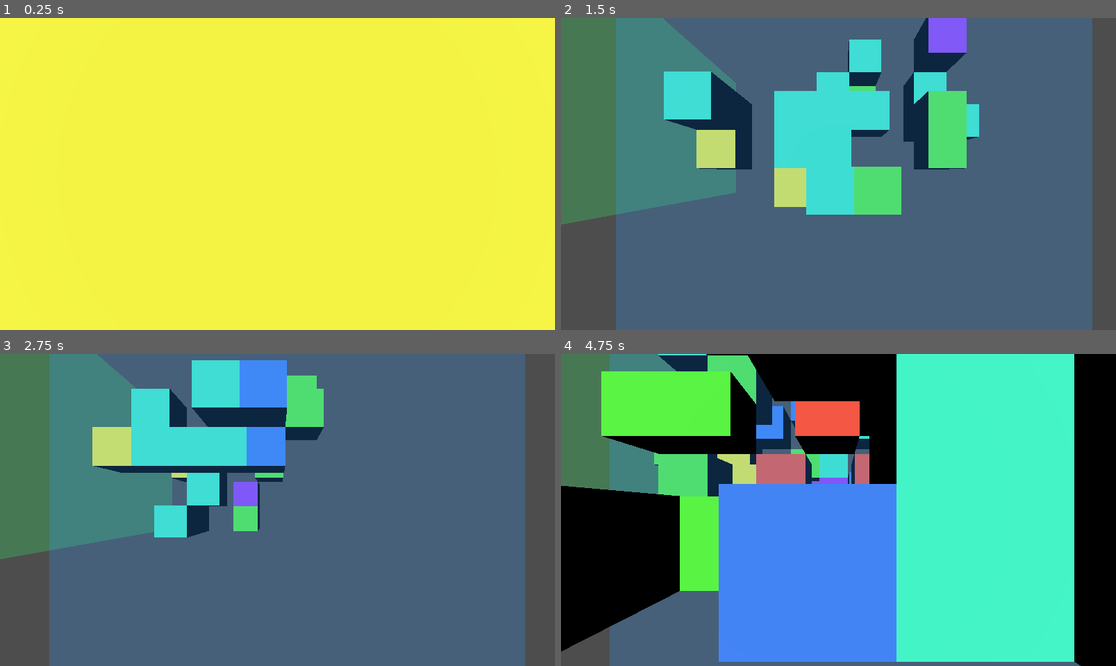
Above: before the commit, frames 1-4 (two rows, left to right).
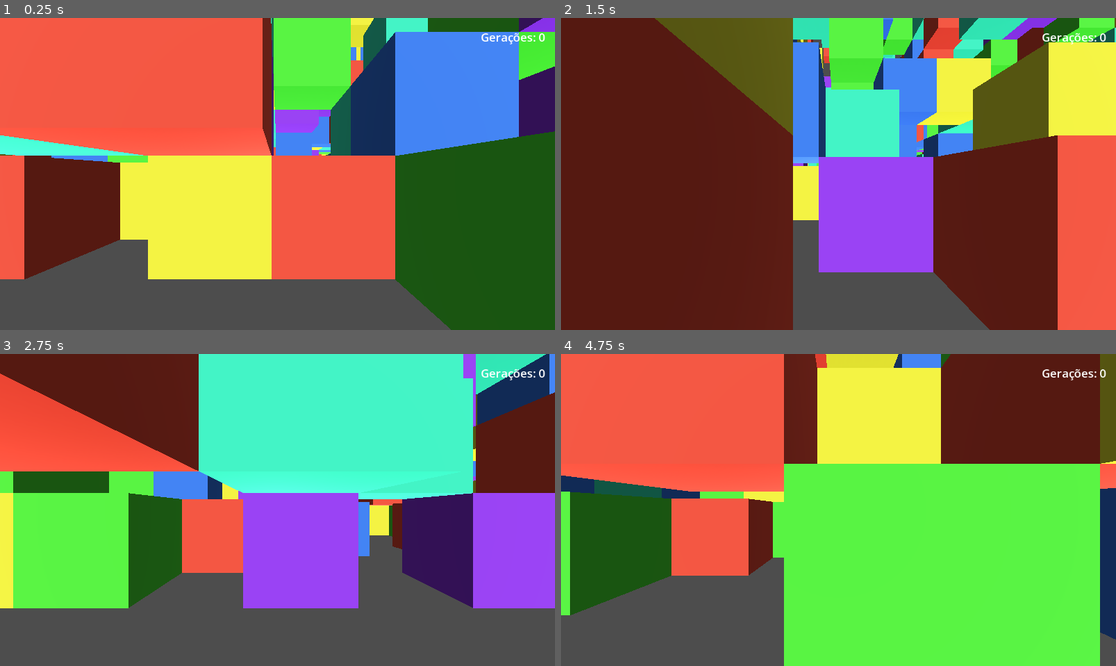
Above: after the commit, the same moments.

Repository: andre-felipe-wonsik-alves/3d-cellular-automata
Game: Godot game, scene res://scenes/root.tscn
The game is run twice, just before and just after one commit, with the same random seed, the same clock (stepped at 60 frames per second) and the same inputs. Before the commit the project has no main scene; this scene is started directly in both runs.
Inputs (mouse positions are in pixels of both pictures, inside the frame that each line leads up to):
- Up to frame 1 (0.25 s): no input
- Up to frame 2 (1.5 s): tap Enter (skip) at 0.5 s; move the mouse to (960, 158) at 0.52 s; hold D (move_right) 0.53-1.28 s; tap Space (start) at 0.6 s; click (960, 158) at 0.67 s; move the mouse to (727, 189) at 1.27 s; hold S (move_backward) from 1.28 s (still down); right-click (727, 189) at 1.35 s
- Up to frame 3 (2.75 s): tap Space (start) at 1.55, 2.1 s; move the mouse to (333, 441) at 2.02 s; release S (move_backward) at 2.03 s; hold D (move_right) from 2.03 s (still down)
- Up to frame 4 (4.75 s): move the mouse to (810, 572) at 2.77 s; release D (move_right) at 2.78 s; hold W (move_forward) 2.78-3.53 s; tap Shift at 2.85 s; click (810, 572) at 2.92 s; tap Space (start) at 3.05, 3.6, 4.25, 4.55 s; move the mouse to (1005, 556) at 3.52 s; hold A (move_left) from 3.53 s (still down); move the mouse to (672, 463) at 4.27 s; right-click (672, 463) at 4.35 s

The runs differ from the first frame. In frame 1, 90% of the frame differs, in the area x 0-100%, y 0-100%; in frame 2, 98%; in frame 3, 95%; in frame 4, 99%.

Commit message:
fix: otimizando bastante a renderização

Diff:
--- a/src/project.godot
+++ b/src/project.godot
@@ -11,8 +11,14 @@
 [application]
 
 config/name="3d-cellular-automata"
+run/main_scene="uid://begej7of78u6y"
 config/features=PackedStringArray("4.5", "Forward Plus")
+run/max_fps=1000
 config/icon="res://icon.svg"
+
+[display]
+
+window/vsync/vsync_mode=0
 
 [dotnet]
 
--- a/src/scenes/cube.tscn
+++ b/src/scenes/cube.tscn
@@ -8,4 +8,5 @@
 script = ExtResource("1_7ufek")
 
 [node name="MeshInstance3D" type="MeshInstance3D" parent="."]
+cast_shadow = 0
 mesh = SubResource("BoxMesh_5rbgv")
--- a/src/scenes/root.tscn
+++ b/src/scenes/root.tscn
@@ -14,8 +14,11 @@
 
 [node name="root" type="Node3D"]
 script = ExtResource("1_j5px3")
+cells_x = 25
+cells_y = 25
 cube_scene = ExtResource("2_sqa0i")
 rule = SubResource("Resource_kycxp")
+auto_run = false
 
 [node name="Camera3D" type="Camera3D" parent="."]
 transform = Transform3D(1, 0, 0, 0, 1, 0, 0, 0, 1, -0.4522587, 0.8536904, 4.143507)
@@ -25,3 +28,44 @@
 environment = SubResource("Environment_sqa0i")
 
 [node name="DirectionalLight3D" type="DirectionalLight3D" parent="."]
+shadow_enabled = true
+
+[node name="DirectionalLight3D2" type="DirectionalLight3D" parent="."]
+transform = Transform3D(1, 0, 0, 0, -0.0018151234, -0.99999833, 0, 0.99999833, -0.0018151234, 0, 0, 0)
+light_energy = 0.5
+shadow_enabled = true
+
+[node name="DirectionalLight3D3" type="DirectionalLight3D" parent="."]
+transform = Transform3D(1, 0, 0, 0, -0.99988866, -0.014921977, 0, 0.014921977, -0.99988866, 0, 0, 0)
+light_energy = 0.25
+shadow_enabled = true
+
+[node name="DirectionalLight3D4" type="DirectionalLight3D" parent="."]
+transform = Transform3D(1, 0, 0, 0, 0.0037873313, 0.9999929, 0, -0.9999929, 0.0037873313, 0, 0, 0)
+light_energy = 0.1
+shadow_enabled = true
+
+[node name="DirectionalLight3D5" type="DirectionalLight3D" parent="."]
+transform = Transform3D(-0.04674035, 0.003783192, 0.9989, -0.9989071, -0.00017702118, -0.046740018, 0, -0.9999929, 0.0037873313, 0, 0, 0)
+light_energy = 0.1
+shadow_enabled = true
+
+[node name="DirectionalLight3D6" type="DirectionalLight3D" parent="."]
+transform = Transform3D(-0.043392606, -0.0037837639, -0.99905103, 0.99905807, -0.00016434217, -0.043392297, -3.6534257e-12, -0.9999929, 0.003787331, 0, 0, 0)
+light_energy = 0.1
+shadow_enabled = true
+
+[node name="UI" type="CanvasLayer" parent="."]
+
+[node name="GenerationLabel" type="Label" parent="UI"]
+anchors_preset = 1
+anchor_left = 1.0
+anchor_right = 1.0
+offset_left = -220.0
+offset_top = 20.0
+offset_right = -20.0
+offset_bottom = 60.0
+theme_override_font_sizes/font_size = 24
+text = "Gerações: 0"
+horizontal_alignment = 2
+vertical_alignment = 1
--- a/src/scripts/environment/grid-controller.gd
+++ b/src/scripts/environment/grid-controller.gd
@@ -126,3 +126,11 @@
 func apply_state(next_cells: BoolArray3D, next_genes: GeneGrid) -> void:
 	cells = next_cells
 	genes = next_genes
+
+func is_empty() -> bool:
+	for x: int in range(size_x):
+		for y: int in range(size_y):
+			for z: int in range(size_z):
+				if cells.get_at(x, y, z):
+					return false
+	return true
--- a/src/scripts/environment/renderers/boundary-renderer.gd
+++ b/src/scripts/environment/renderers/boundary-renderer.gd
@@ -2,64 +2,72 @@
 class_name BoundaryRenderer
 
 @export var floor_color: Color = Color(0.2, 0.6, 1.0, 0.25)
-@export var back_wall_color: Color = Color(1.0, 0.5, 0.2, 0.25)
-@export var left_wall_color: Color = Color(0.2, 1.0, 0.4, 0.25)
+@export var depth_wall_color: Color = Color(1.0, 0.5, 0.2, 0.25)
+@export var width_wall_color: Color = Color(0.2, 1.0, 0.4, 0.25)
 
 
 func build_bounds(size_x: int, size_y: int, cell_size: float, base_y: float) -> void:
 	for child in get_children():
 		child.queue_free()
 
-	var side_size := float(size_x) * cell_size
+	var width_size := float(size_x) * cell_size
+	var depth_size := float(size_x) * cell_size
 	var height_size := float(size_y) * cell_size
-	var half := side_size * 0.5
+	var half_width := width_size * 0.5
+	var half_depth := depth_size * 0.5
+	var center_y := base_y + height_size * 0.5
 	var eps := 0.01
 
 	# Chão (XZ)
-	var floor := MeshInstance3D.new()
-	var floor_mesh := PlaneMesh.new()
-	floor_mesh.size = Vector2(side_size, side_size)
-	floor.mesh = floor_mesh
+	_create_plane(
+		Vector2(width_size, depth_size),
+		floor_color,
+		Vector3(-90.0, 0.0, 0.0),
+		Vector3(0.0, base_y - eps, 0.0)
+	)
 
-	var floor_mat := StandardMaterial3D.new()
-	floor_mat.albedo_color = floor_color
-	floor_mat.shading_mode = BaseMaterial3D.SHADING_MODE_UNSHADED
-	floor_mat.transparency = BaseMaterial3D.TRANSPARENCY_ALPHA
-	floor_mat.cull_mode = BaseMaterial3D.CULL_DISABLED
-	floor.material_override = floor_mat
+	# Paredes XY (Z- e Z+)
+	_create_plane(
+		Vector2(width_size, height_size),
+		depth_wall_color,
+		Vector3.ZERO,
+		Vector3(0.0, center_y, half_depth + eps)
+	)
+	_create_plane(
+		Vector2(width_size, height_size),
+		depth_wall_color,
+		Vector3(0.0, 180.0, 0.0),
+		Vector3(0.0, center_y, -half_depth - eps)
+	)
 
-	floor.rotation_degrees = Vector3(-90.0, 0.0, 0.0)
-	floor.position = Vector3(0.0, base_y - eps, 0.0)
-	add_child(floor)
+	# Paredes YZ (X- e X+)
+	_create_plane(
+		Vector2(depth_size, height_size),
+		width_wall_color,
+		Vector3(0.0, -90.0, 0.0),
+		Vector3(half_width + eps, center_y, 0.0)
+	)
+	_create_plane(
+		Vector2(depth_size, height_size),
+		width_wall_color,
+		Vector3(0.0, 90.0, 0.0),
+		Vector3(-half_width - eps, center_y, 0.0)
+	)
 
-	# Parede fundo (XY) em Z+
-	var back_wall := MeshInstance3D.new()
-	var back_mesh := PlaneMesh.new()
-	back_mesh.size = Vector2(side_size, height_size)
-	back_wall.mesh = back_mesh
 
-	var back_mat := StandardMaterial3D.new()
-	back_mat.albedo_color = back_wall_color
-	back_mat.shading_mode = BaseMaterial3D.SHADING_MODE_UNSHADED
-	back_mat.transparency = BaseMaterial3D.TRANSPARENCY_ALPHA
-	back_mat.cull_mode = BaseMaterial3D.CULL_DISABLED
-	back_wall.material_override = back_mat
+func _create_plane(size: Vector2, color: Color, rotation: Vector3, position: Vector3) -> void:
+	var mesh_instance := MeshInstance3D.new()
+	var mesh := PlaneMesh.new()
+	mesh.size = size
+	mesh_instance.mesh = mesh
 
-	back_wall.position = Vector3(0.0, base_y + height_size * 0.5, half + eps)
-	add_child(back_wall)
+	var mat := StandardMaterial3D.new()
+	mat.albedo_color = color
+	mat.shading_mode = BaseMaterial3D.SHADING_MODE_UNSHADED
+	mat.transparency = BaseMaterial3D.TRANSPARENCY_ALPHA
+	mat.cull_mode = BaseMaterial3D.CULL_DISABLED
+	mesh_instance.material_override = mat
 
-	var left_wall := MeshInstance3D.new()
-	var left_mesh := PlaneMesh.new()
-	left_mesh.size = Vector2(height_size, side_size)
-	left_wall.mesh = left_mesh
-
-	var left_mat := StandardMaterial3D.new()
-	left_mat.albedo_color = left_wall_color
-	left_mat.shading_mode = BaseMaterial3D.SHADING_MODE_UNSHADED
-	left_mat.transparency = BaseMaterial3D.TRANSPARENCY_ALPHA
-	left_mat.cull_mode = BaseMaterial3D.CULL_DISABLED
-	left_wall.material_override = left_mat
-
-	left_wall.rotation_degrees = Vector3(0.0, 0.0, -90.0)
-	left_wall.position = Vector3(-half - eps, base_y + height_size * 0.5, 0.0)
-	add_child(left_wall)
+	mesh_instance.rotation_degrees = rotation
+	mesh_instance.position = position
+	add_child(mesh_instance)
--- a/src/scripts/root.gd
+++ b/src/scripts/root.gd
@@ -1,6 +1,6 @@
 extends Node3D
 
-@export var cells_per_side: int = 10
+@export var cells_x: int = 10
 @export var cells_y: int = 5
 @export var cell_size: float = 1.0
 @export var base_y: float = 0.0
@@ -26,13 +26,16 @@
 var gene_regulator: GeneRegulator
 
 var time_accum: float = 0.0
+var generation_count: int = 0
+
+@onready var generation_label: Label = $UI/GenerationLabel
 
 
 func _ready() -> void:
 	rng.randomize()
 
 	# Estado
-	grid = GridController.new(cells_per_side, cells_y, cells_per_side)
+	grid = GridController.new(cells_x, cells_y, cells_x)
 	grid.randomize(initial_alive_chance, rng)
 
 	if rule == null:
@@ -43,19 +46,22 @@
 	automaton = EvolutionController.new(grid, rule, wrap_edges, gene_regulator, rng)
 
 	# Bounds
-	bounds_renderer = BoundaryRenderer.new()
-	add_child(bounds_renderer)
-	bounds_renderer.build_bounds(cells_per_side, cells_y, cell_size, base_y)
+	#bounds_renderer = BoundaryRenderer.new()
+	#add_child(bounds_renderer)
+	#bounds_renderer.build_bounds(cells_x, cells_y, cell_size, base_y)
 
 	# Renderer de células
 	volume_renderer = CellRenderer.new()
 	add_child(volume_renderer)
 	volume_renderer.setup(cube_scene, cell_size, base_y)
 	volume_renderer.build_from_grid(grid)
+	_update_generation_label()
 
 
 func _process(delta: float) -> void:
 	if not auto_run:
+		_handle_input()
+
 		return
 
 	_handle_input()
@@ -69,12 +75,17 @@
 	if Input.is_action_just_pressed("start"):
 		grid.randomize(initial_alive_chance, rng)
 		volume_renderer.update_from_grid(grid)
+		generation_count = 0
+		_update_generation_label()
 
 	elif Input.is_action_just_pressed("skip"):
 		_step_and_render()
 
 func _step_and_render() -> void:
 	automaton.step()
+	if !grid.is_empty():
+		generation_count += 1
+	_update_generation_label()
 	volume_renderer.update_from_grid(grid)
 
 func set_mutation_chance(value: float) -> void:
@@ -89,3 +100,7 @@
 
 func _create_gene_regulator() -> void:
 	gene_regulator = GeneRegulator.new(target_gene, mutation_chance)
+
+func _update_generation_label() -> void:
+	if generation_label:
+		generation_label.text = "Gerações: %d" % generation_count
